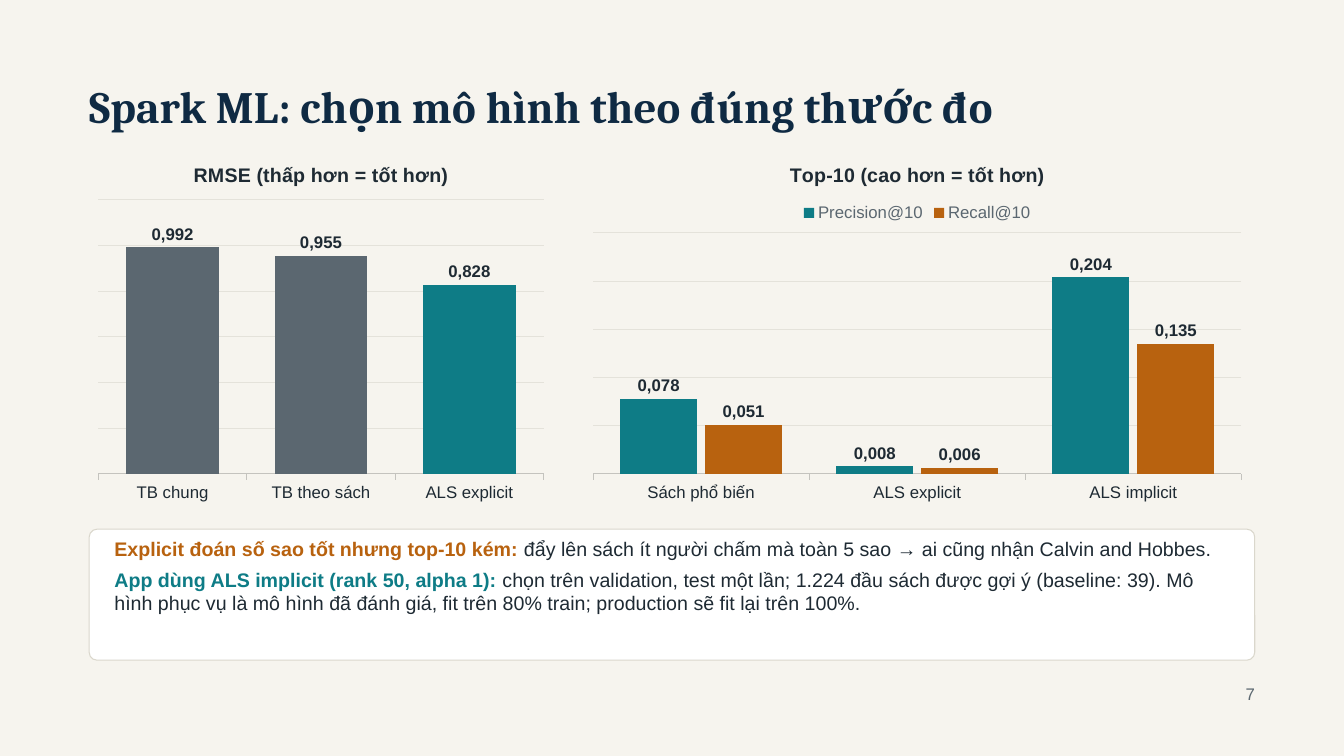
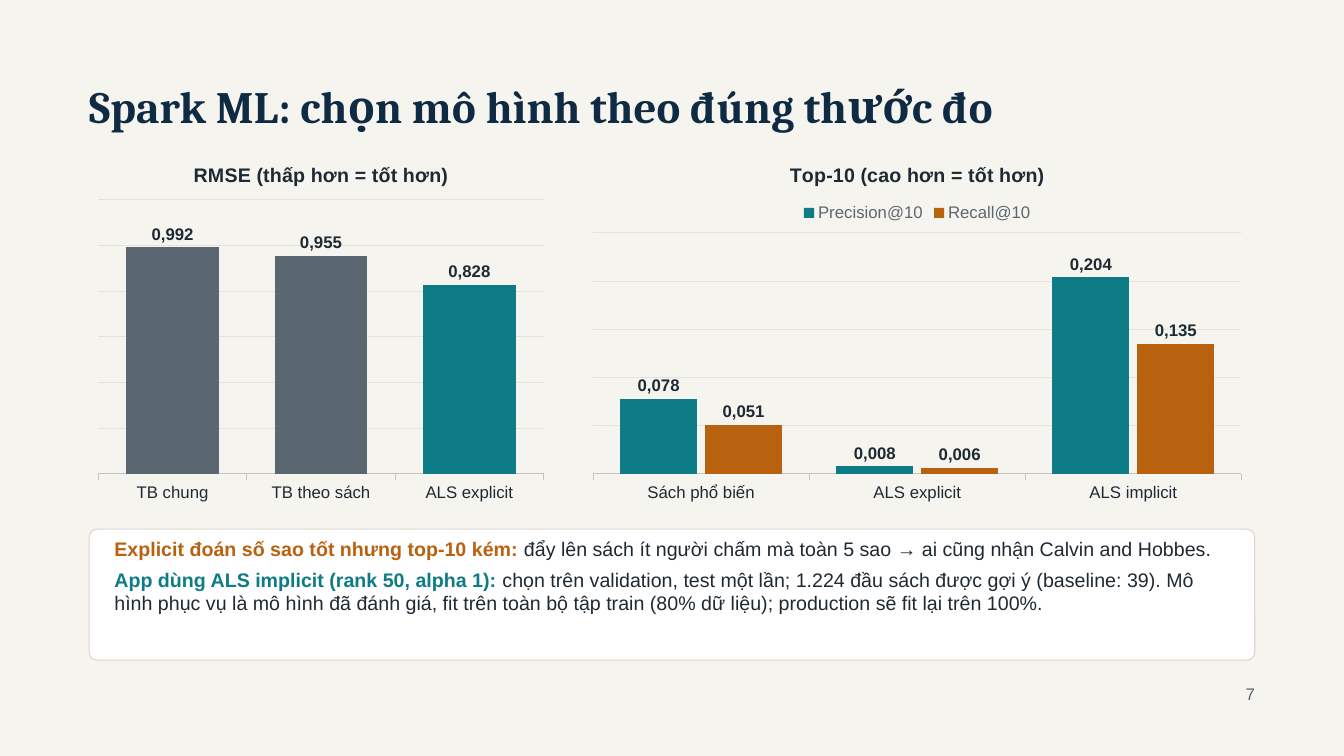
Before and after one commit to haoluonghuynhngoc/Group_06_BigData, a slide deck: slide 7 of Present/BookPulse - BDA501 Session 10 Final Presentation.pptx. Drawn at 1344x756 pixels with LibreOffice and Linux fonts; fonts in the diff are those of the drawing. Boxes give left, top, right and bottom in pixels: in the first picture for what was removed or moved away, otherwise in the second. Text is boxed around its words. In the diff, an @@ line names an element or a change of style, - is before the commit and + after.

```diff
--- a/Present/BookPulse - BDA501 Session 10 Final Presentation.pptx
+++ b/Present/BookPulse - BDA501 Session 10 Final Presentation.pptx
@@ text at bbox=[114, 572, 1193, 614]: text changed @@
-App dùng ALS implicit (rank 50, alpha 1): chọn trên validation, test một lần; 1.224 đầu sách được gợi ý (baseline: 39). Mô hình phục vụ là mô hình đã đánh giá, fit trên 80% train; production sẽ fit lại trên 100%.
+App dùng ALS implicit (rank 50, alpha 1): chọn trên validation, test một lần; 1.224 đầu sách được gợi ý (baseline: 39). Mô hình phục vụ là mô hình đã đánh giá, fit trên toàn bộ tập train (80% dữ liệu); production sẽ fit lại trên 100%.
```
Also in this commit, not shown: 11 other slides changed, 1 slide added, 46 other files.
